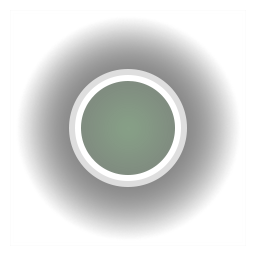
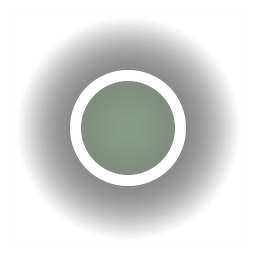
Comparing the layer stacks of the two (256, 256) images. Changes:
hid "Ellipse 1" over 69, 69, 187, 187
